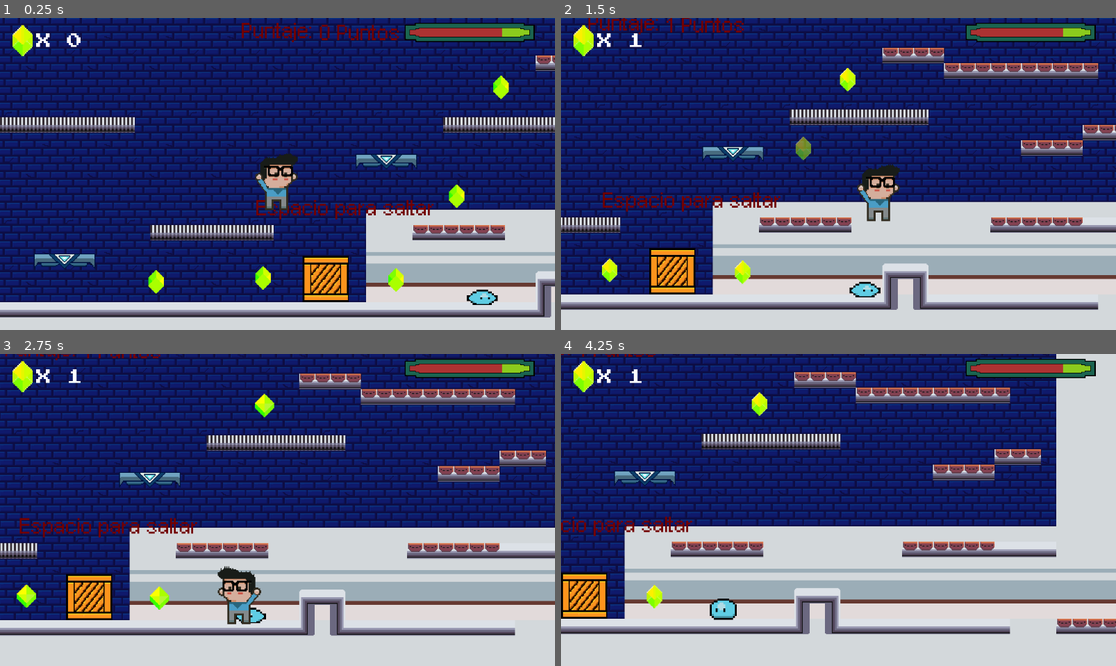
Above: before the commit, frames 1-4 (two rows, left to right).
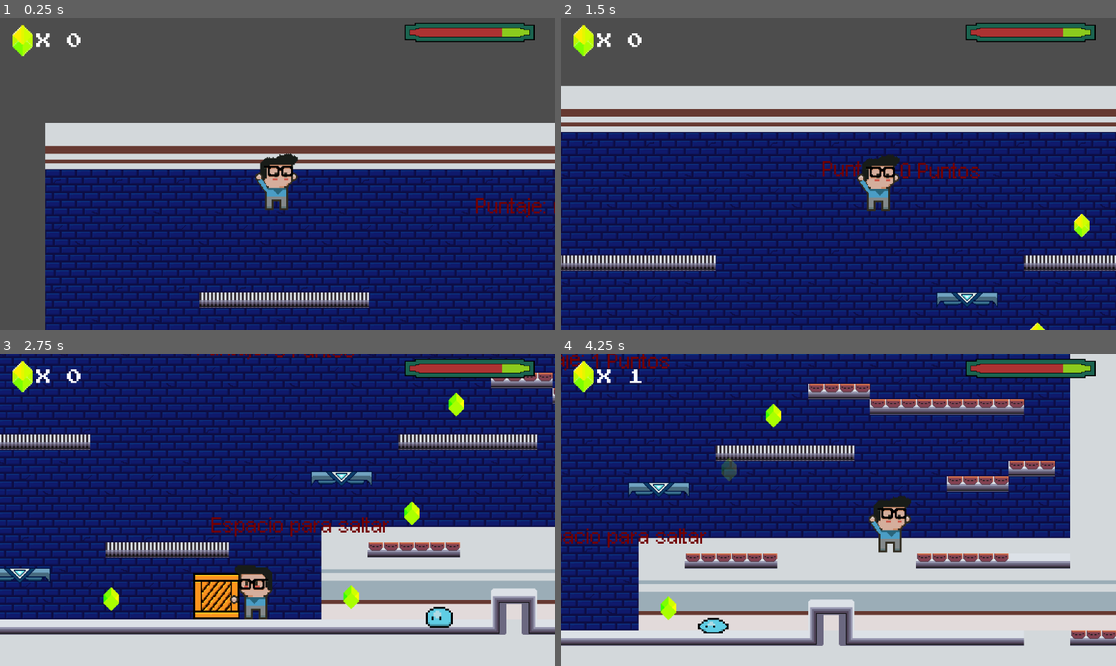
Above: after the commit, the same moments.

Repository: Chrissar19/AulaByte
Game: Godot game, scene res://escenas/escena_01.tscn
Same seed, same stepped clock (60 frames per second), same inputs: the game is played once before the commit and once after it. Sound files missing from this copy of the repository are replaced by a short silence.
Inputs:
- Up to frame 1 (0.25 s): no input
- Up to frame 2 (1.5 s): hold Ctrl (Correr) 0.53-1.28 s; hold Right (derecha) from 0.53 s (still down); tap Space (saltar) at 0.77 s; tap Ctrl (Correr) at 1.35 s
- Up to frame 3 (2.75 s): tap Space (saltar) at 1.52 s; release Right (derecha) at 2.03 s; hold Left (izquierda) from 2.03 s (still down); hold Ctrl (Correr) from 2.03 s (still down)
- Up to frame 4 (4.25 s): release Left (izquierda) at 2.78 s; release Ctrl (Correr) at 2.78 s; hold Right (derecha) from 2.78 s (still down); tap Ctrl (Correr) at 2.85 s; tap Space (saltar) at 3.02, 3.77 s; hold Ctrl (Correr) from 3.53 s (still down)

The runs differ from the first frame. In frame 1, 87% of the frame differs, in the area x 0-100%, y 0-100%; in frame 2, 79%; in frame 3, 44%; in frame 4, 58%.

Commit message:
cambio mde posicion

Diff:
--- a/AulaByte/escenas/escena_01.tscn
+++ b/AulaByte/escenas/escena_01.tscn
@@ -264,7 +264,7 @@
 tile_set = SubResource("TileSet_0ix22")
 
 [node name="Player" parent="." instance=ExtResource("1_naavg")]
-position = Vector2(-173, 132)
+position = Vector2(-416, -50)
 
 [node name="Camera2D" type="Camera2D" parent="Player"]
 position = Vector2(1, -19)
